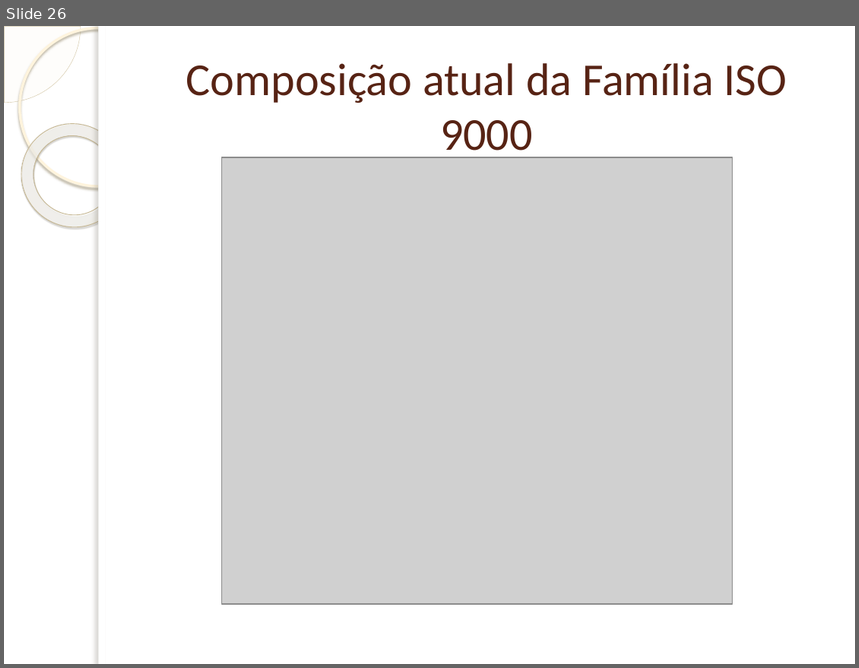
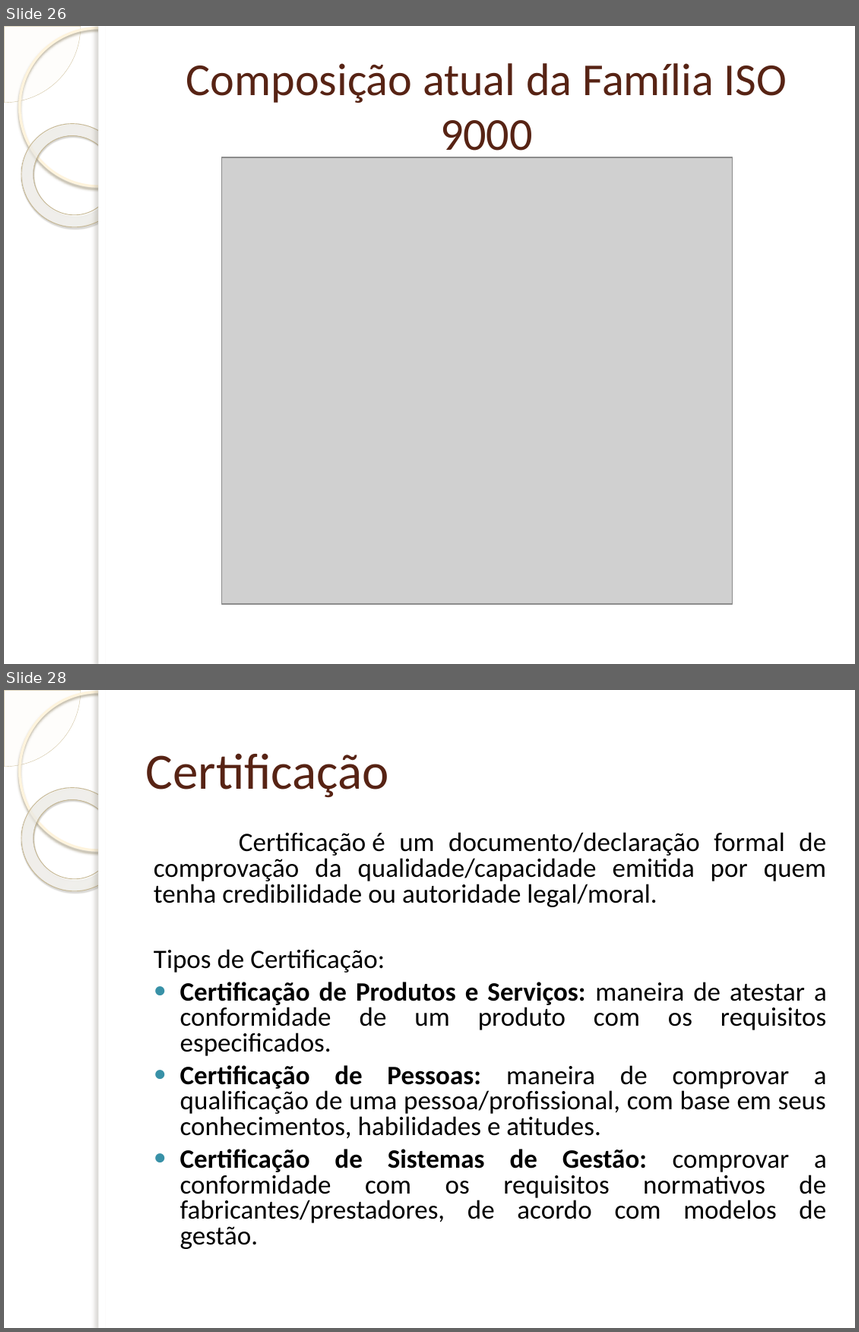
Before and after one commit to TZNaso/QS, a slide deck: Família ISO 9000.pptx. Shown one above the other, each under a label of ours: slide 26 before the commit, slides 26 and 28 after it; the slides between them are not shown. The pictures are 859x668 and 859x1332 pixels, drawn with LibreOffice and Linux fonts; fonts in the diff are those of the drawing; grey boxes stand for pictures; background and template pictures are left out. Boxes give left, top, right and bottom in pixels: in the first picture for what was removed or moved away, otherwise in the second. Text is boxed around its words. In the diff, an @@ line names an element or a change of style, - is before the commit and + after.

```diff
--- a/Família ISO 9000.pptx
+++ b/Família ISO 9000.pptx
@@ slide 28 added at [4, 690, 855, 1328], background picture (left out); not listed: 5 template elements that a slide beside it also shows @@
@@ title added at [146, 753, 389, 798], 43 pt, text #572314 @@
+Certificação
@@ text added at [154, 832, 827, 1249], 22.5 pt, text #000000 @@
+Certificação é um documento/declaração formal de comprovação da qualidade/capacidade emitida por quem tenha credibilidade ou autoridade legal/moral.
+Tipos de Certificação:
+● Certificação de Produtos e Serviços: maneira de atestar a conformidade de um produto com os requisitos especificados.
+● Certificação de Pessoas: maneira de comprovar a qualificação de uma pessoa/profissional, com base em seus conhecimentos, habilidades e atitudes.
+● Certificação de Sistemas de Gestão: comprovar a conformidade com os requisitos normativos de fabricantes/prestadores, de acordo com modelos de gestão.
```
Also in this commit, not shown: 3 slides changed, 16 other slides added, 3 slides removed, 1 other file.
